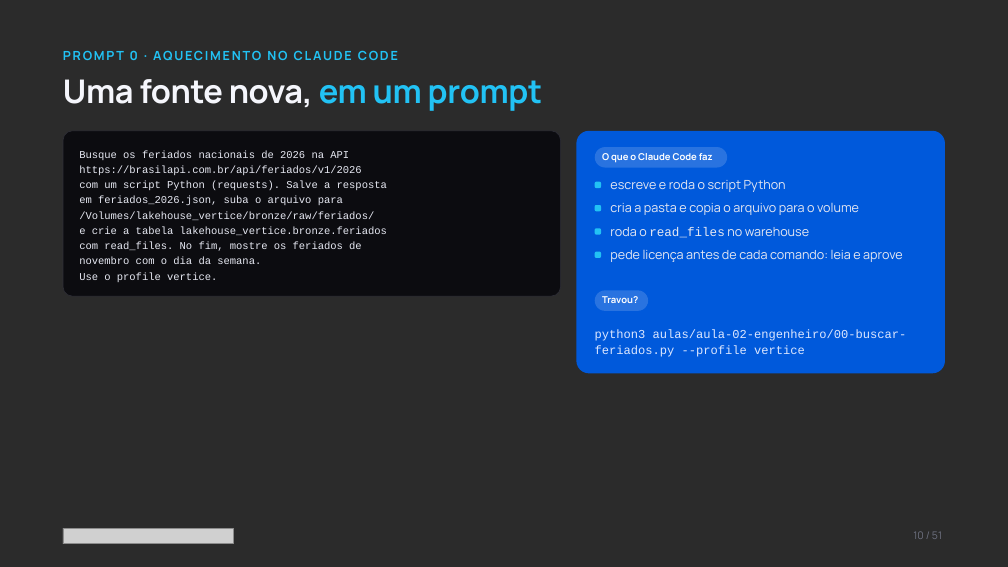
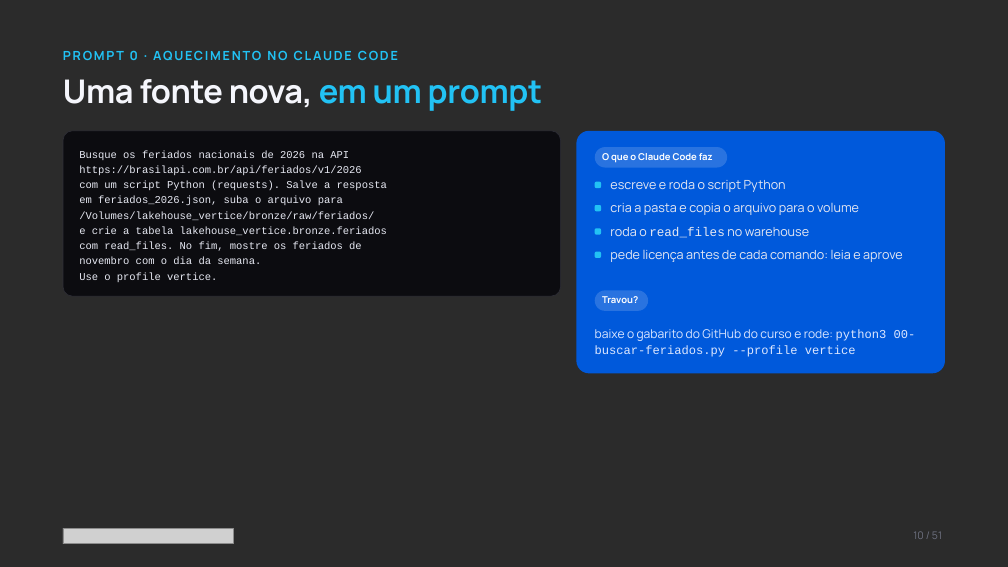
Before and after one commit to AugustoKoche-AI/ImersaoControlTower, a slide deck: slide 10 of slides/pptx/Lançamento Outubro - Aula 02.pptx. Drawn at 1008x567 pixels with LibreOffice and Linux fonts; fonts in the diff are those of the drawing; grey boxes stand for pictures; background and template pictures are left out; a plain dark background stands for a picture behind light text. Boxes give left, top, right and bottom in pixels: in the first picture for what was removed or moved away, otherwise in the second. Text is boxed around its words. In the diff, an @@ line names an element or a change of style, - is before the commit and + after.

```diff
--- a/slides/pptx/Lançamento Outubro - Aula 02.pptx
+++ b/slides/pptx/Lançamento Outubro - Aula 02.pptx
@@ text at (595, 329, 916, 357): text changed @@
-python3 aulas/aula-02-engenheiro/00-buscar-feriados.py --profile vertice
+baixe o gabarito do GitHub do curso e rode: python3 00-buscar-feriados.py --profile vertice
```
Also in this commit, not shown: 4 other slides changed, 15 other files.
